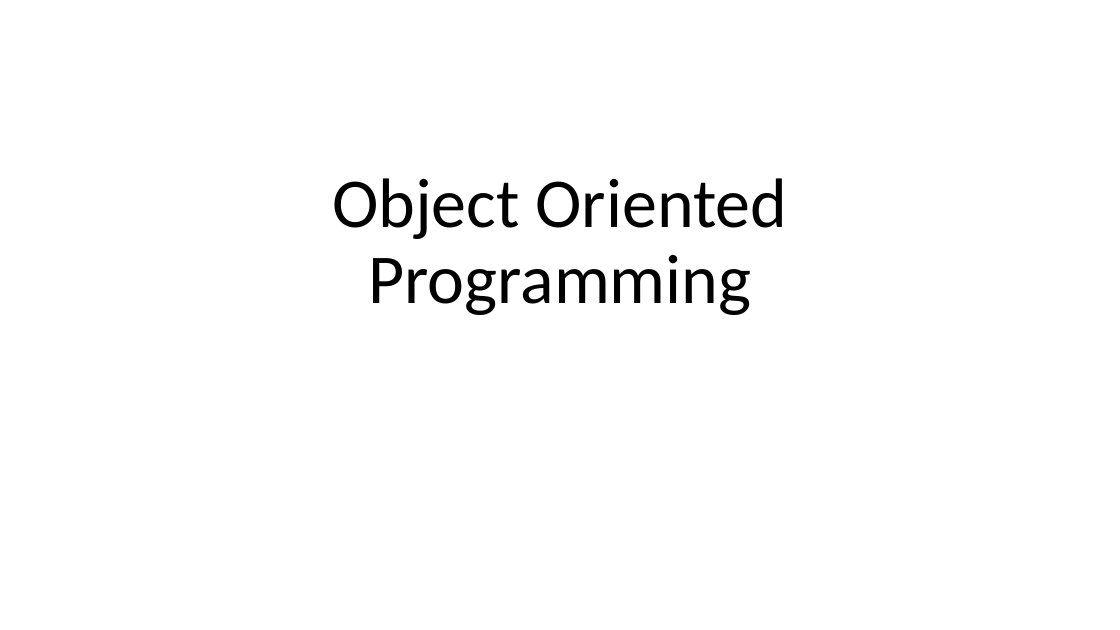
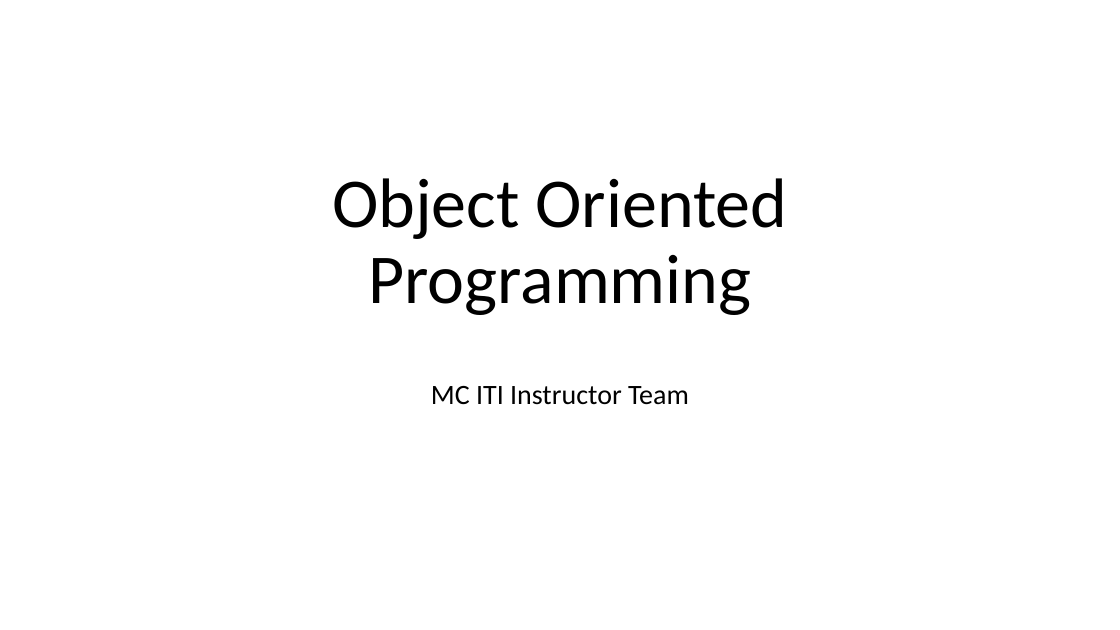
Before and after one commit to mcjavabootcamp/CourseWiki, a slide deck: slide 1 of TeachingMaterials/Object Oriented Programming.pptx. Drawn at 1120x630 pixels with LibreOffice and Linux fonts; fonts in the diff are those of the drawing. Boxes give left, top, right and bottom in pixels: in the first picture for what was removed or moved away, otherwise in the second. Text is boxed around its words. In the diff, an @@ line names an element or a change of style, - is before the commit and + after.

```diff
--- a/TeachingMaterials/Object Oriented Programming.pptx
+++ b/TeachingMaterials/Object Oriented Programming.pptx
@@ subtitle added at [431, 386, 689, 405], 24 pt, text #000000 @@
+MC ITI Instructor Team
```
Also in this commit, not shown: 5 other slides changed, 5 slides added, 2 slides removed.
